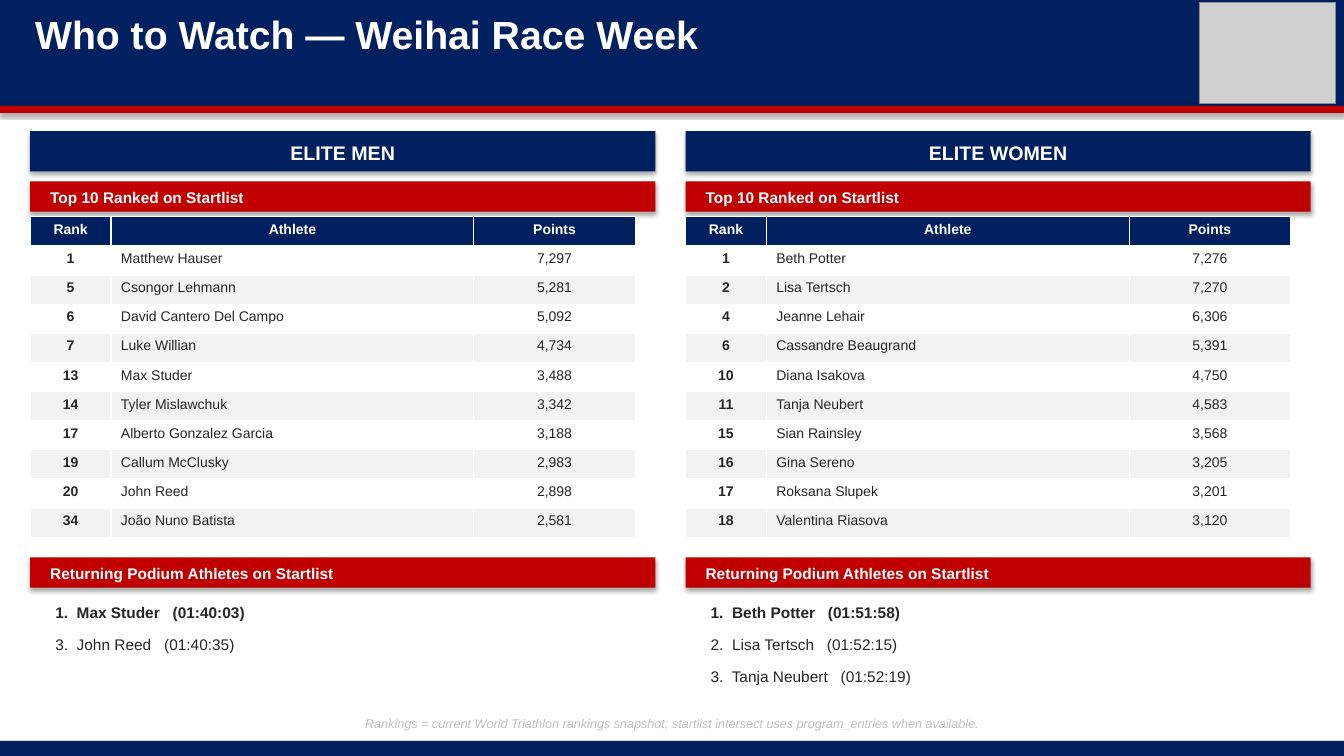
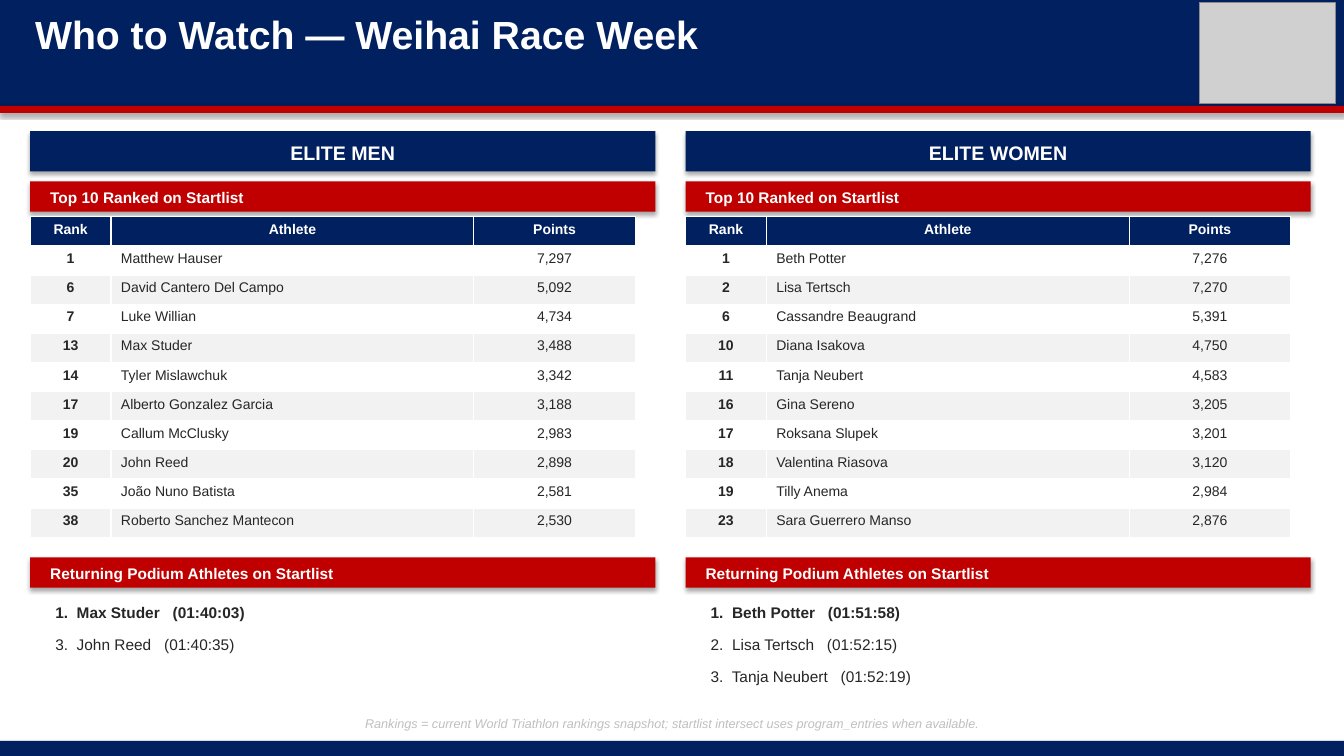
Before and after one commit to jhigh13/triathlon-db, a slide deck: slide 9 of ppt files/Weihai_v2.pptx. Drawn at 1344x756 pixels with LibreOffice and Linux fonts; fonts in the diff are those of the drawing; grey boxes stand for pictures. Boxes give left, top, right and bottom in pixels: in the first picture for what was removed or moved away, otherwise in the second. Text is boxed around its words. In the diff, an @@ line names an element or a change of style, - is before the commit and + after.

```diff
--- a/ppt files/Weihai_v2.pptx
+++ b/ppt files/Weihai_v2.pptx
@@ table at (x1=30, y1=217, x2=635, y2=537) @@
-row 3: 5 | Csongor Lehmann | 5,281
-row 11: 34 | João Nuno Batista | 2,581
+row 10: 35 | João Nuno Batista | 2,581
+row 11: 38 | Roberto Sanchez Mantecon | 2,530
@@ table at (x1=686, y1=217, x2=1291, y2=537) @@
-row 4: 4 | Jeanne Lehair | 6,306
-row 8: 15 | Sian Rainsley | 3,568
+row 10: 19 | Tilly Anema | 2,984
+row 11: 23 | Sara Guerrero Manso | 2,876
```
Also in this commit, not shown: 3 other slides changed, 3 other files.
